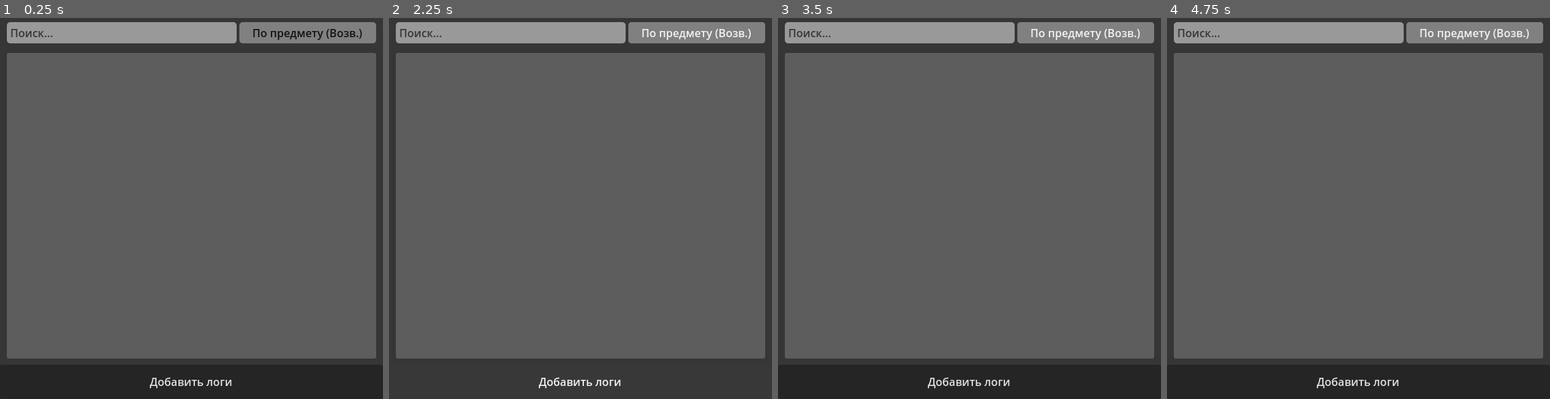
Above: before the commit, frames 1-4 (left to right).
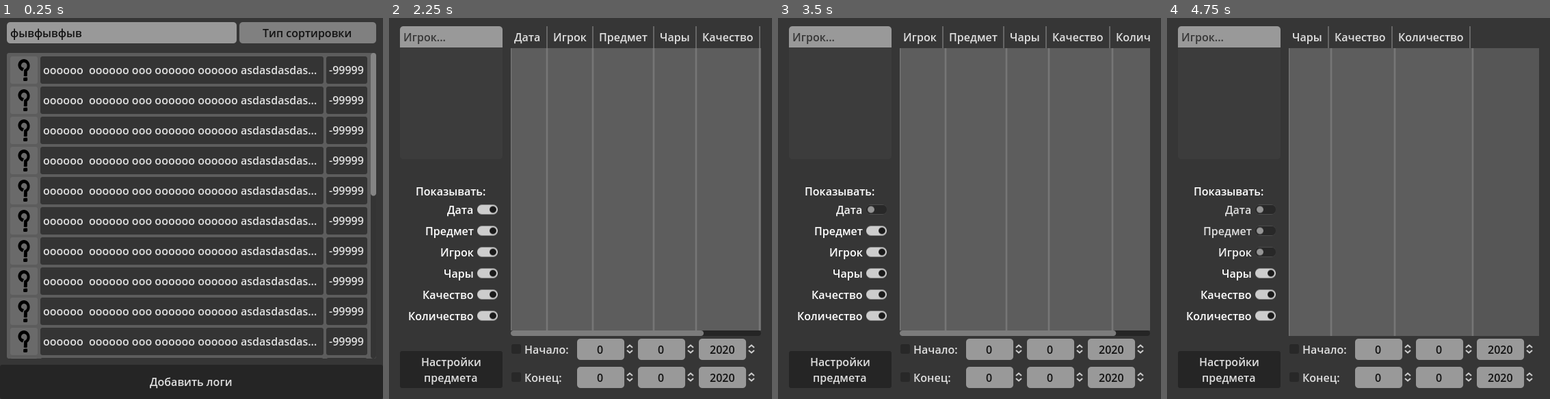
Above: after the commit, the same moments.

Repository: LFind/AlbionLogReader
Game: Godot game, scene res://scenes/Table.tscn
Two runs of this game, one before a commit and one after it. Both use one fixed random seed, a clock stepped at 60 frames per second and the inputs below. The engine's default icon, where the game draws it, is replaced by a stand-in: a white triangle on a blue panel in a dark square.
Inputs (mouse positions are in pixels of both pictures, inside the frame that each line leads up to):
- Up to frame 1 (0.25 s): no input
- Up to frame 2 (2.25 s): click "По предмету (Возв.)" (after the commit: "Тип сортировки") at 0.5 s; click "Добавить логи" at 1.25 s; click "Добавить логи" (after the commit: "oooooo oooooo ooo oooooo oooo…") at 2 s
- Up to frame 3 (3.5 s): click (839, 208) at 2.75 s, where only the run after the commit has a clickable "Дата"
- Up to frame 4 (4.75 s): click (1228, 231) at 3.5 s, where only the run after the commit has a clickable "Предмет"; click (1228, 250) at 4.25 s, where only the run after the commit has a clickable "Игрок"

The runs differ from the first frame. In frame 1, 62% of the frame differs, in the area x 2-99%, y 2-90%; in frame 2, 39%; in frame 3, 39%; in frame 4, 37%.
Error after the commit: Invalid access to property or key 'items_update' on a base object of type 'Node (Event.gd)'. (res://scenes/Table.gd:24)

Commit message:
Update Event.gd

Diff:
--- a/Event.gd
+++ b/Event.gd
@@ -1,4 +1,5 @@
 extends Node
 
-signal items_update
+signal update_logs
+signal update_items
 signal request_window_item_info(item_name)
